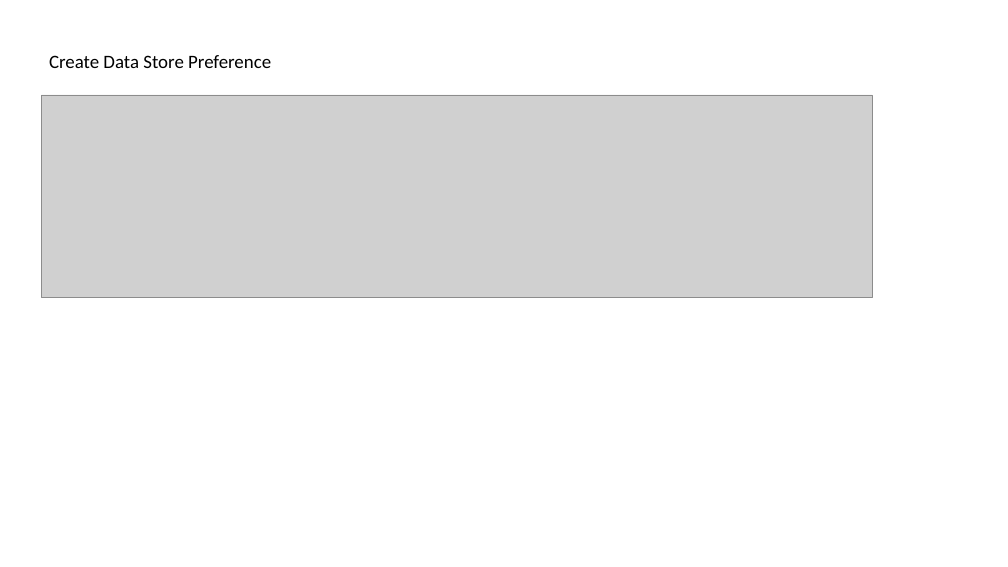
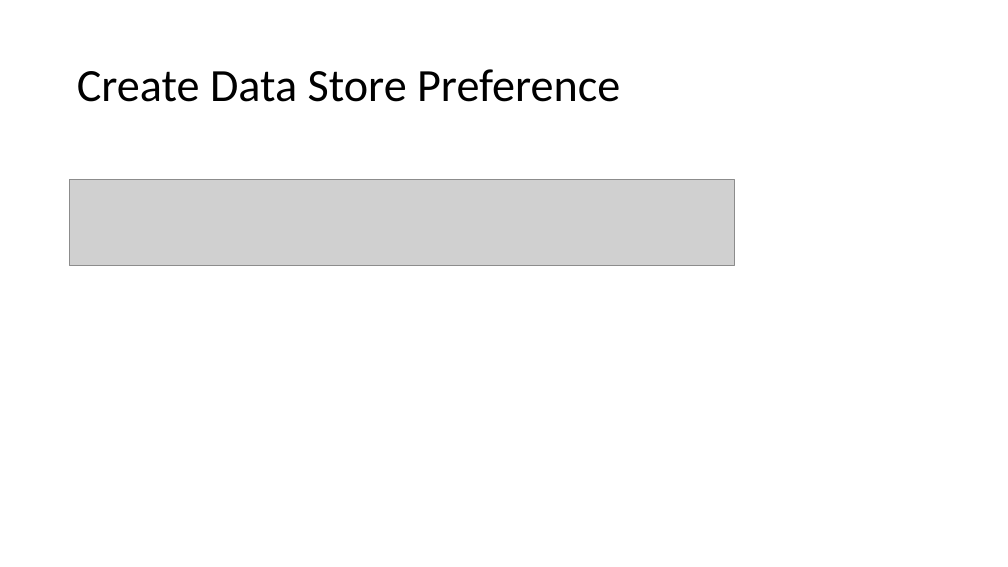
Before and after one commit to pratik-philips/DataStore-Android-Demo, a slide deck: slide 6 of DataStore.pptx. Drawn at 1008x567 pixels with LibreOffice and Linux fonts; fonts in the diff are those of the drawing; grey boxes stand for pictures. Boxes give left, top, right and bottom in pixels: in the first picture for what was removed or moved away, otherwise in the second. Text is boxed around its words. In the diff, an @@ line names an element or a change of style, - is before the commit and + after.

Commit message:
ppt updated

```diff
--- a/DataStore.pptx
+++ b/DataStore.pptx
@@ title "Create Data Store Preference" moved from (x1=49, y1=55, x2=271, y2=68) to (x1=77, y1=69, x2=620, y2=102) @@
@@ title "Create Data Store Preference" at (x1=77, y1=69, x2=620, y2=102): size 18 to 44 pt; line spacing 1 to 0.9; vertical alignment top to middle @@
@@ picture removed at (x1=42, y1=95, x2=873, y2=298) @@
@@ picture added at (x1=70, y1=180, x2=734, y2=266) @@
```
Also in this commit, not shown: 1 other slide changed, 3 slides added, 1 slide removed.
